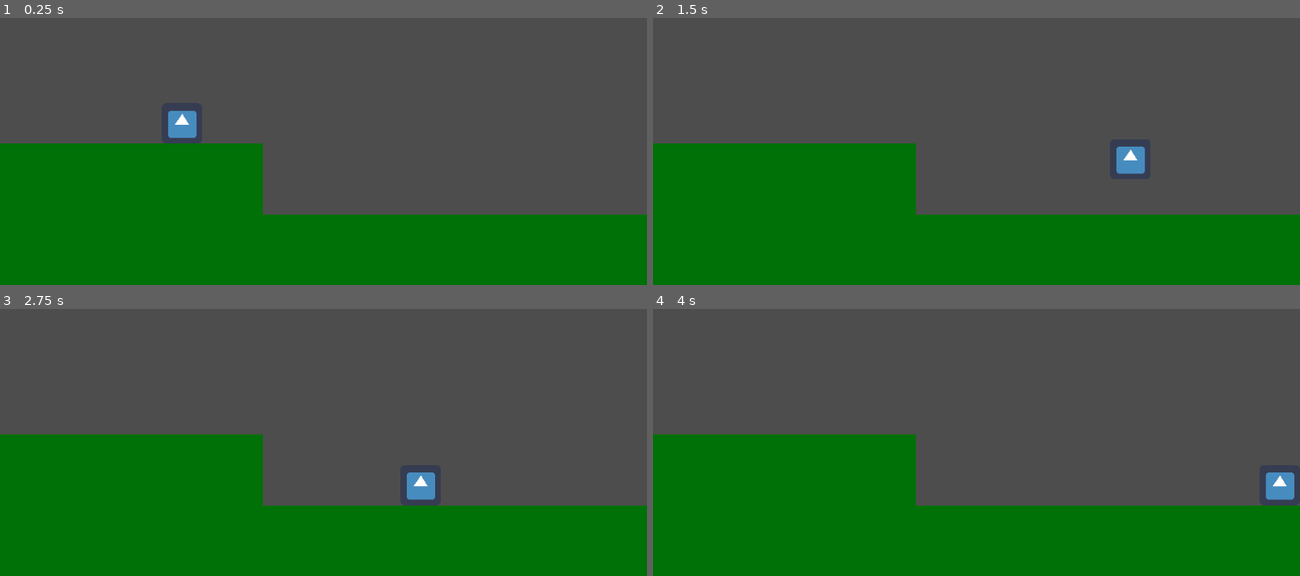
Above: before the commit, frames 1-4 (two rows, left to right).
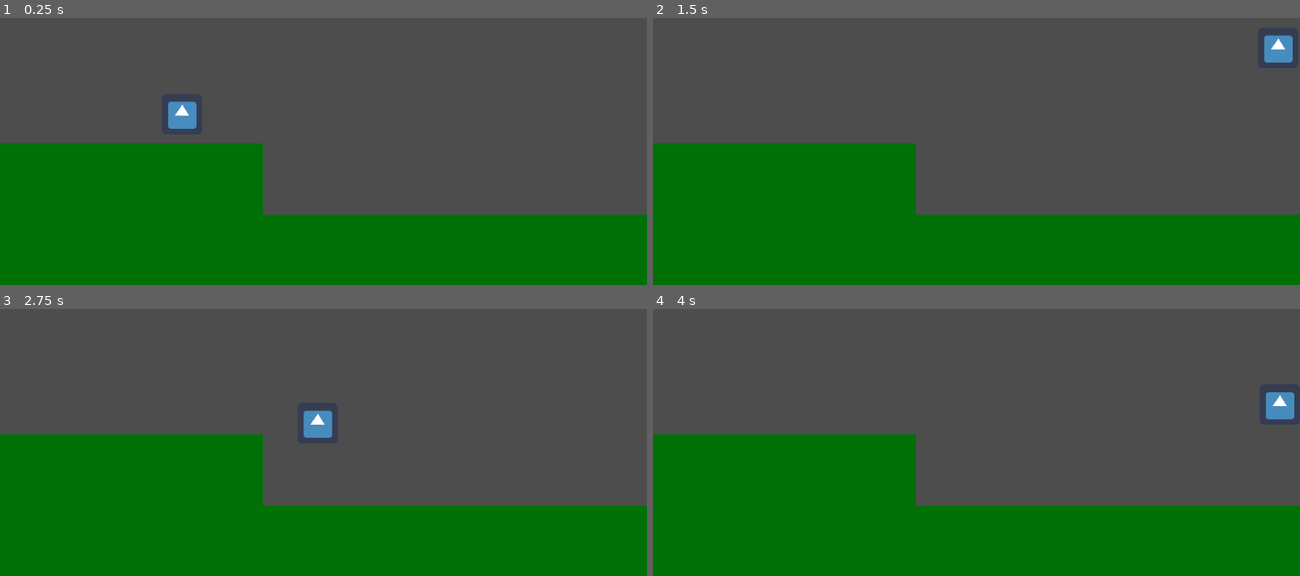
Above: after the commit, the same moments.

Repository: Ev01/PlatformerController2D
Game: Godot game, scene res://DemoScene.tscn
Two runs of this game, one before a commit and one after it. Both use one fixed random seed, a clock stepped at 60 frames per second and the inputs below. The engine's default icon, where the game draws it, is replaced by a stand-in: a white triangle on a blue panel in a dark square.
Inputs:
- Up to frame 1 (0.25 s): no input
- Up to frame 2 (1.5 s): hold Right (move_right) from 0.53 s (still down); tap Up (jump) at 0.6, 0.77, 1.07, 1.35 s
- Up to frame 3 (2.75 s): tap Up (jump) at 1.52, 1.82, 2.1 s; release Right (move_right) at 2.03 s; hold Left (move_left) from 2.03 s (still down)
- Up to frame 4 (4 s): release Left (move_left) at 2.78 s; hold Right (move_right) from 2.78 s (still down); tap Up (jump) at 2.85, 3.02, 3.32, 3.6, 3.77 s

The runs differ from the first frame. In frame 1, 0.4% of the frame differs, in the area x 26-31%, y 31-46%; in frame 2, 0.9%; in frame 3, 0.9%, in the area x 46-68%, y 37-72%; in frame 4, 0.9%.

Commit message:
Split big _physics_process function into multiple functions

Diff:
--- a/DemoScene.tscn
+++ b/DemoScene.tscn
@@ -59,7 +59,10 @@
 [node name="PlatformerController2D" type="CharacterBody2D" parent="."]
 position = Vector2(288, 320)
 script = ExtResource("1")
-max_jump_height = 112.0
+max_jump_height = 100.0
+jump_duration = 1.0
+max_jump_amount = 2
+max_acceleration = 6000
 
 [node name="icon" type="Sprite2D" parent="PlatformerController2D"]
 texture = ExtResource("2")
--- a/platformer_controller/platformer_controller.gd
+++ b/platformer_controller/platformer_controller.gd
@@ -92,6 +92,7 @@
 var jumps_left : int
 var holding_jump := false
 
+
 var acc = Vector2()
 
 @onready var coyote_timer = Timer.new()
@@ -116,80 +117,92 @@
 	jump_buffer_timer.one_shot = true
 
 
+func _input(event):
+	handle_input()
+
+
 func _physics_process(delta):
-	acc.x = 0
-
 	if is_on_floor():
 		coyote_timer.start()
 	if not coyote_timer.is_stopped():
 		jumps_left = max_jump_amount
 
+	if can_jump():
+		jump()
+
+	var gravity = apply_gravity_multipliers_to(default_gravity)
+	acc.y = -gravity
+
+	# Apply friction
+	velocity.x *= 1 / (1 + (delta * friction))
+	velocity += acc * delta
+
+	move_and_slide()
+
+
+func handle_input():
+	acc.x = 0
 	if Input.is_action_pressed(input_left):
 		acc.x = -max_acceleration
 	if Input.is_action_pressed(input_right):
 		acc.x = max_acceleration
 
-
-	# Check for ground jumps when we can hold jump
-	if can_hold_jump:
-		if Input.is_action_pressed(input_jump):
-			# Dont use double jump when holding down
-			if is_on_floor():
-				jump()
-
-	# Check for ground jumps when we cannot hold jump
-	if not can_hold_jump:
-		if not jump_buffer_timer.is_stopped() and is_on_floor():
-			jump()
-
-	# Check for jumps in the air
 	if Input.is_action_just_pressed(input_jump):
 		holding_jump = true
 		jump_buffer_timer.start()
-
-		# Only jump in the air when press the button down, code above already jumps when we are grounded
-		if not is_on_floor():
-			jump()
-
-
 	if Input.is_action_just_released(input_jump):
 		holding_jump = false
 
 
-	var gravity = default_gravity
+func can_jump() -> bool:
+	if jumps_left > 0:
+		# Check for ground jumps when we cannot hold jump
+		if not can_hold_jump:
+			if not jump_buffer_timer.is_stopped() and is_on_floor():
+				return true
+
+		# Check for ground jumps when we can hold jump
+		if can_hold_jump:
+			if Input.is_action_pressed(input_jump):
+				# Dont use double jump when holding down
+				if is_on_floor():
+					return true
+
+		# Check for jumps in the air
+		if Input.is_action_just_pressed(input_jump):
+			if not is_on_floor():
+				return true
+
+	return false
+
+
+func jump():
+	if jumps_left == max_jump_amount and coyote_timer.is_stopped():
+		# Your first jump must be used when on the ground.
+		# If your first jump is used in the air, an additional jump will be taken away.
+		jumps_left -= 1
+
+	if jumps_left < max_jump_amount: # If we are double jumping
+		velocity.y = -double_jump_velocity
+	else:
+		velocity.y = -jump_velocity
+	jumps_left -= 1
+
+	coyote_timer.stop()
+
+
+func apply_gravity_multipliers_to(gravity) -> float:
 
 	if velocity.y > 0: # If we are falling
 		gravity *= falling_gravity_multiplier
 
-	if not holding_jump and velocity.y < 0: # if we released jump and are still rising
-		if not jumps_left < max_jump_amount - 1: # Always jump to max height when we are using a double jump
-			gravity *= release_gravity_multiplier # multiply the gravity so we have a lower jump
-
-	acc.y = -gravity
-	velocity.x *= 1 / (1 + (delta * friction))
-
-	velocity += acc * delta
-
-	set_up_direction(Vector2.UP)
-	move_and_slide()
-
-
-func jump():
-	if jumps_left == max_jump_amount and coyote_timer.is_stopped():
-		# Your first jump must be used when on the ground
-		# If you fall off the ground and then jump you will be using your second jump
-		jumps_left -= 1
-
-	if jumps_left > 0:
-		if jumps_left < max_jump_amount: # If we are double jumping
-			velocity.y = -double_jump_velocity
-		else:
-			velocity.y = -jump_velocity
-		jumps_left -= 1
-
-
-	coyote_timer.stop()
-
+	# if we released jump and are still rising
+	elif velocity.y < 0:
+		if not holding_jump:
+			if not jumps_left < max_jump_amount - 1: # Always jump to max height when we are using a double jump
+				gravity *= release_gravity_multiplier # multiply the gravity so we have a lower jump
+
+	return gravity
 
 
 ## Calculates the desired gravity from jump height and jump duration.  [br]
